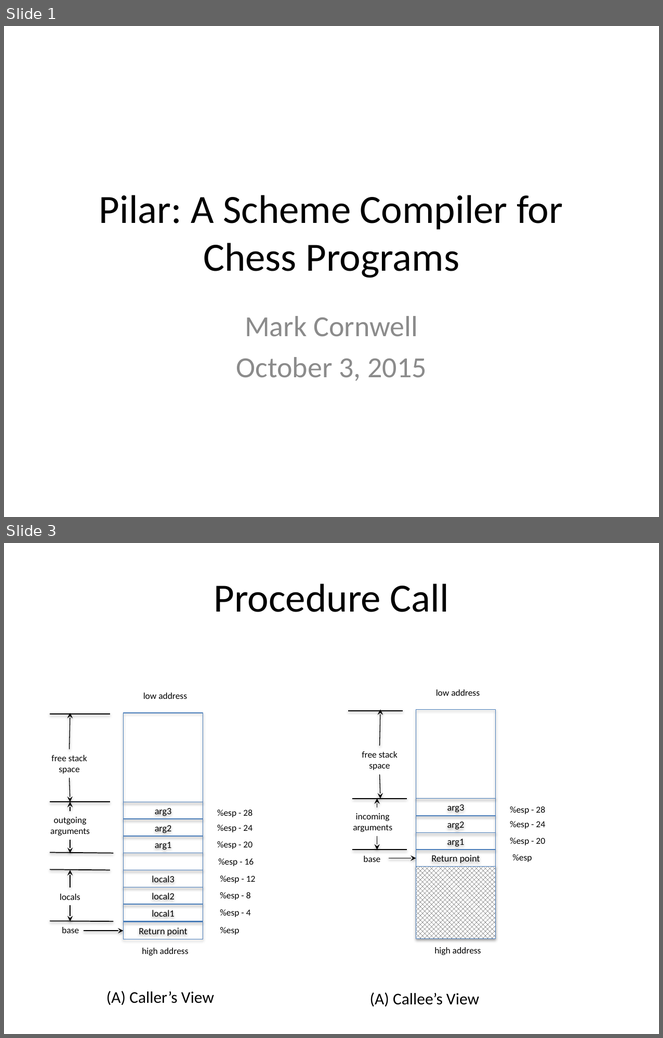
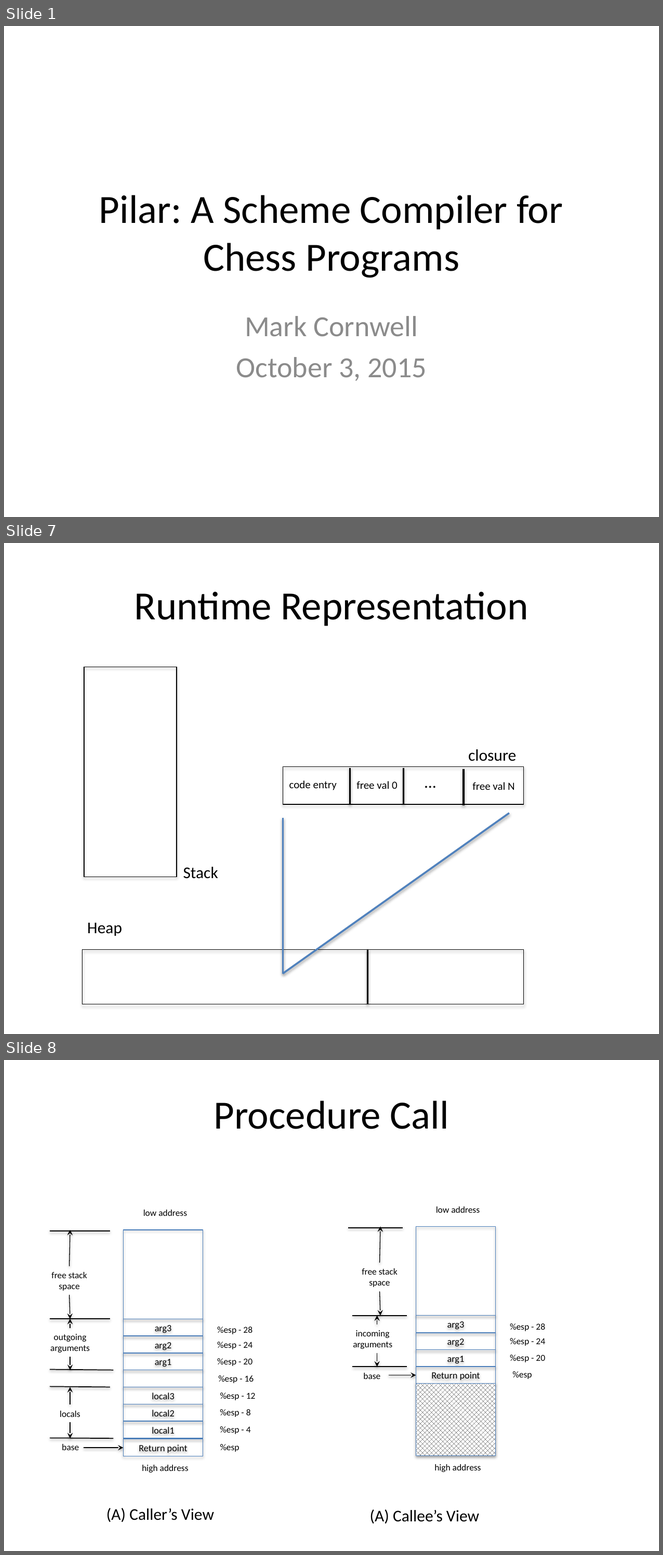
Before and after one commit to markcornwell/pilar, a slide deck: doc/Pilar.pptx. Shown one above the other, each under a label of ours: slides 1 and 3 before the commit, slides 1, 7 and 8 after it; the slides between them are not shown. The pictures are 663x1038 and 663x1555 pixels, drawn with LibreOffice and Linux fonts; fonts in the diff are those of the drawing. Boxes give left, top, right and bottom in pixels: in the first picture for what was removed or moved away, otherwise in the second. Text is boxed around its words. In the diff, an @@ line names an element or a change of style, - is before the commit and + after.

Commit message:
starting in on code for in-place closures
Combining the code for code and closure into a single closure form.
More commends documenting the IL.  Not running yet — just syncing in
work in progress.  Code will be shorter and simpler this way, not to
mention correct.

```diff
--- a/doc/Pilar.pptx
+++ b/doc/Pilar.pptx
@@ slide 7 added at <box>4,543,659,1034</box>, background #FFFFFF @@
@@ title added at <box>134,591,528,626</box>, 44 pt, text #000000 @@
+Runtime Representation
@@ rectangle added at <box>84,667,176,877</box>, outline #000000 0.75 pt @@
@@ text added at <box>468,749,516,761</box>, 18 pt, text #000000 @@
+closure
@@ rectangle added at <box>283,768,524,805</box>, outline #000000 0.75 pt @@
@@ line added from (350, 768) to (350, 805), #000000 2 pt @@
@@ line added from (404, 768) to (404, 805), #000000 2 pt @@
@@ text added at <box>418,768,443,795</box>, 18 pt, text #000000 @@
+…
@@ line added from (463, 770) to (463, 806), #000000 2 pt @@
@@ text added at <box>289,781,337,791</box>, 12 pt, text #000000 @@
+code entry
@@ text added at <box>357,781,398,789</box>, 12 pt, text #000000 @@
+free val 0
@@ text added at <box>473,782,515,790</box>, 12 pt, text #000000 @@
+free val N
@@ line added from (283, 974) to (283, 818), #4F81BD 2 pt @@
@@ line added from (283, 974) to (509, 813), #4F81BD 2 pt @@
@@ text added at <box>183,867,218,879</box>, 18 pt, text #000000 @@
+Stack
@@ text added at <box>87,923,122,936</box>, 18 pt, text #000000 @@
+Heap
@@ rectangle added at <box>83,950,524,1005</box>, outline #000000 0.75 pt @@
@@ line added from (367, 950) to (367, 1005), #000000 2 pt @@
@@ what was slide 3 is now slide 8 @@
```
Also in this commit, not shown: 1 slide changed, 8 other slides added, 4 other files.
